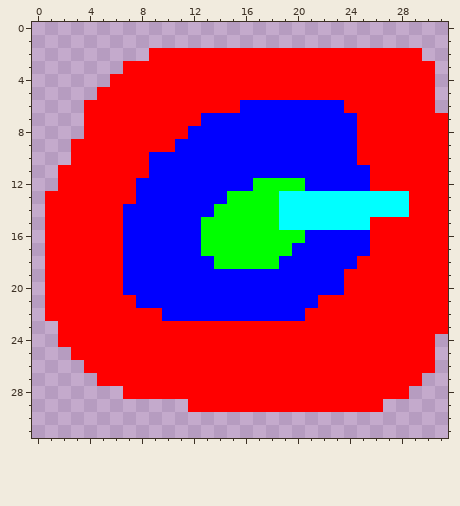
File history of a pixel-art sprite, test_resources/topology/4a.png. The picture above was drawn from the file before the commit.
The file is 32x32 pixels.
Once edited:
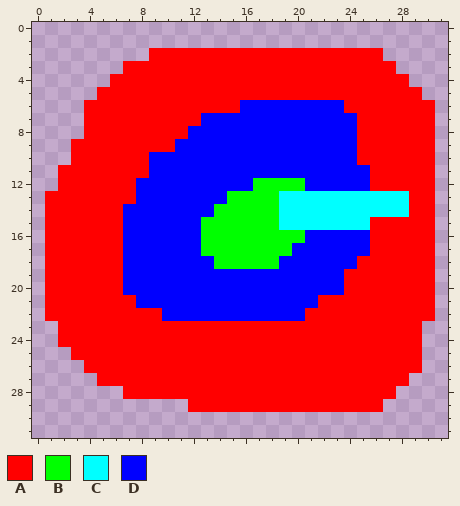
Palette (. is transparent): A #ff0000  B #00ff00  C #00ffff  D #0000ff
From old to new:
@@ x 25..31 @@
  1 .......
- 2 AAAAA..
- 3 AAAAAA.
- 4 AAAAAA.
- 5 AAAAAA.
+ 2 AA.....
+ 3 AAA....
+ 4 AAAA...
+ 5 AAAAA..
  6 AAAAAA.
- 7 AAAAAAA
- 8 AAAAAAA
- 9 AAAAAAA
-10 AAAAAAA
-11 DAAAAAA
-12 DAAAAAA
-13 CCCCAAA
-14 CCCCAAA
-15 CAAAAAA
-16 DAAAAAA
-17 DAAAAAA
-18 AAAAAAA
-19 AAAAAAA
-20 AAAAAAA
-21 AAAAAAA
-22 AAAAAAA
-23 AAAAAAA
-24 AAAAAA.
-25 AAAAAA.
-26 AAAAAA.
-27 AAAAA..
-28 AAAA...
+ 7 AAAAAA.
+ 8 AAAAAA.
+ 9 AAAAAA.
+10 AAAAAA.
+11 DAAAAA.
+12 DAAAAA.
+13 CCCCAA.
+14 CCCCAA.
+15 CAAAAA.
+16 DAAAAA.
+17 DAAAAA.
+18 AAAAAA.
+19 AAAAAA.
+20 AAAAAA.
+21 AAAAAA.
+22 AAAAAA.
+23 AAAAA..
+24 AAAAA..
+25 AAAAA..
+26 AAAAA..
+27 AAAA...
+28 AAA....
 29 AA.....
Boxes around the changes in both pictures, in picture pixels (x1, y1, x2, y2):
erased: (383, 48, 448, 399)
